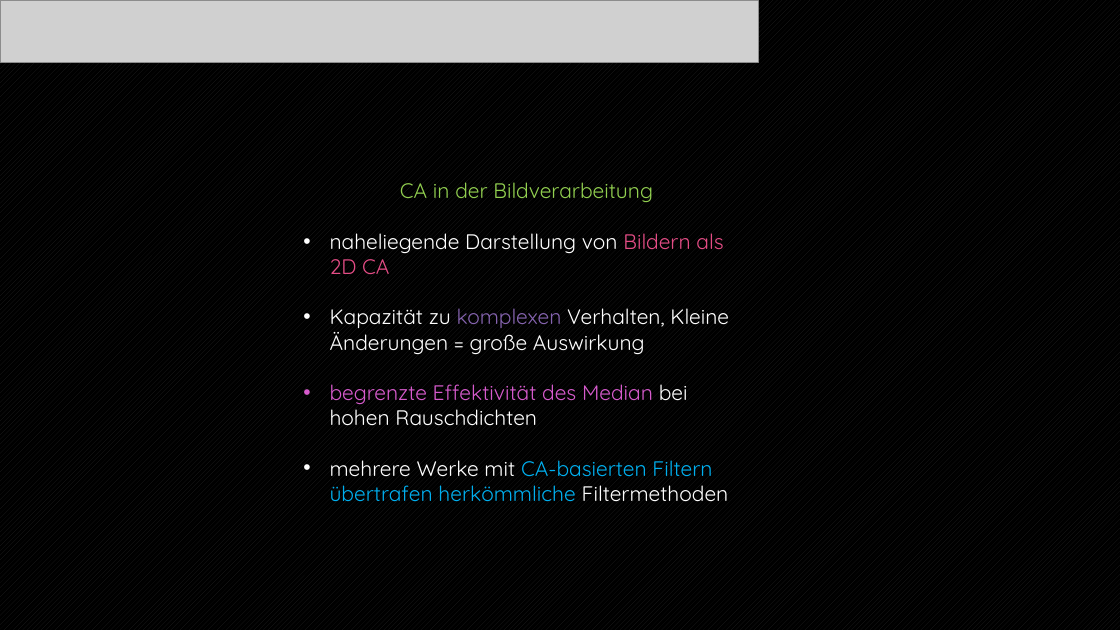
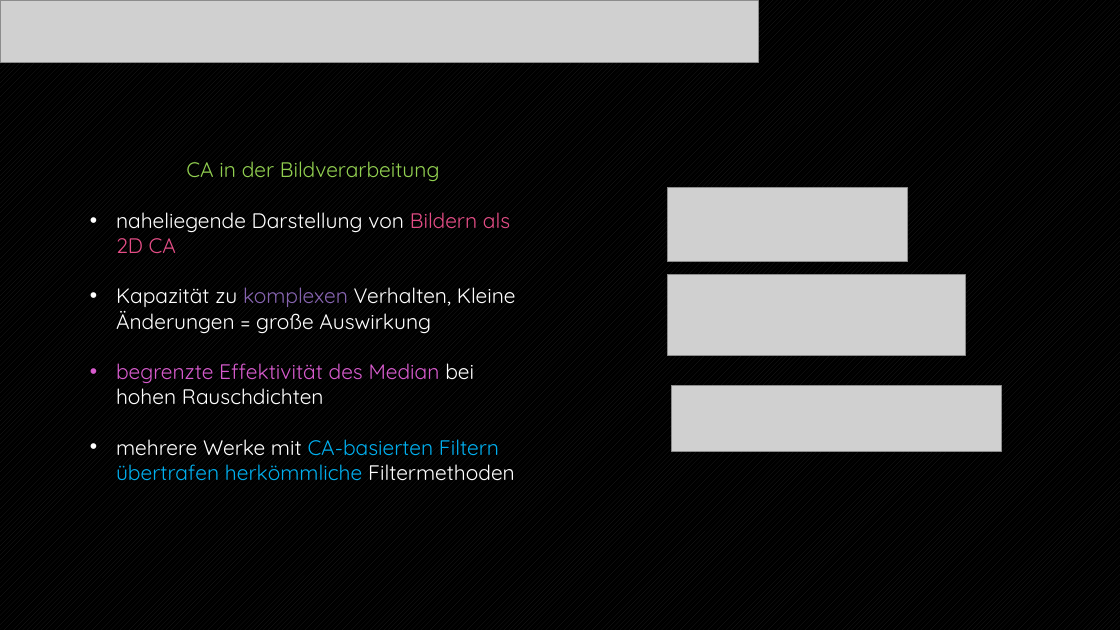
Before and after one commit to endorivium/informational-mastery, a slide deck: slide 18 of STI/CellularAutomata/2_presentation/STI_ZelluläreAutomaten_Ihrenberger.pptx. Drawn at 1120x630 pixels with LibreOffice and Linux fonts; fonts in the diff are those of the drawing; grey boxes stand for pictures. Boxes give left, top, right and bottom in pixels: in the first picture for what was removed or moved away, otherwise in the second. Text is boxed around its words. In the diff, an @@ line names an element or a change of style, - is before the commit and + after.

```diff
--- a/STI/CellularAutomata/2_presentation/STI_ZelluläreAutomaten_Ihrenberger.pptx
+++ b/STI/CellularAutomata/2_presentation/STI_ZelluläreAutomaten_Ihrenberger.pptx
@@ text "CA in der Bildverarbeitung": place and size @@
-text "CA in der Bildverarbeitung" at (330, 182, 729, 502)
+text "CA in der Bildverarbeitung" at (116, 161, 516, 481)
@@ picture added at (668, 187, 907, 262) @@
@@ picture added at (668, 275, 965, 356) @@
@@ picture added at (672, 385, 1002, 451) @@
```
Also in this commit, not shown: 3 other slides changed, 3 slides added, 2 slides removed, 2 other files.
